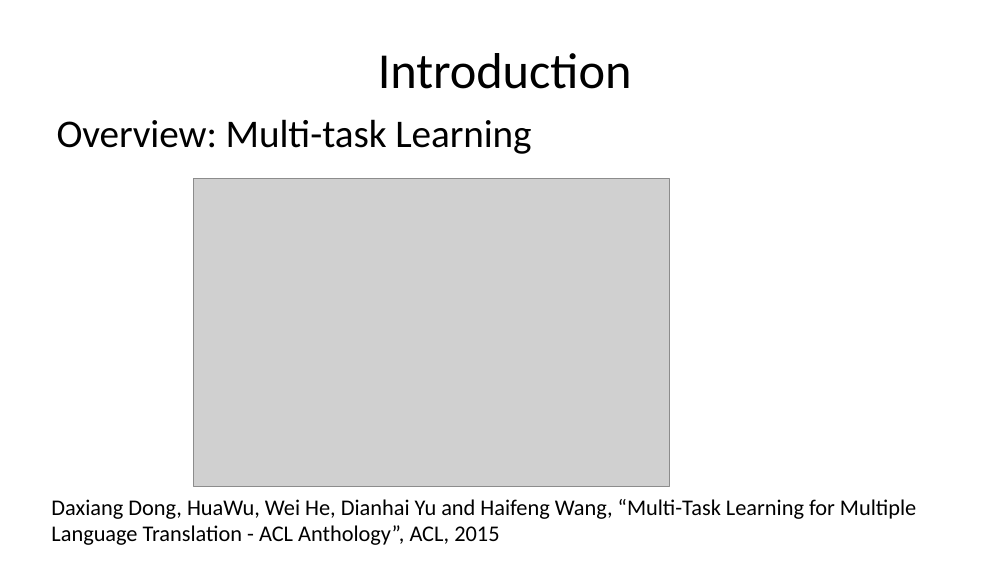
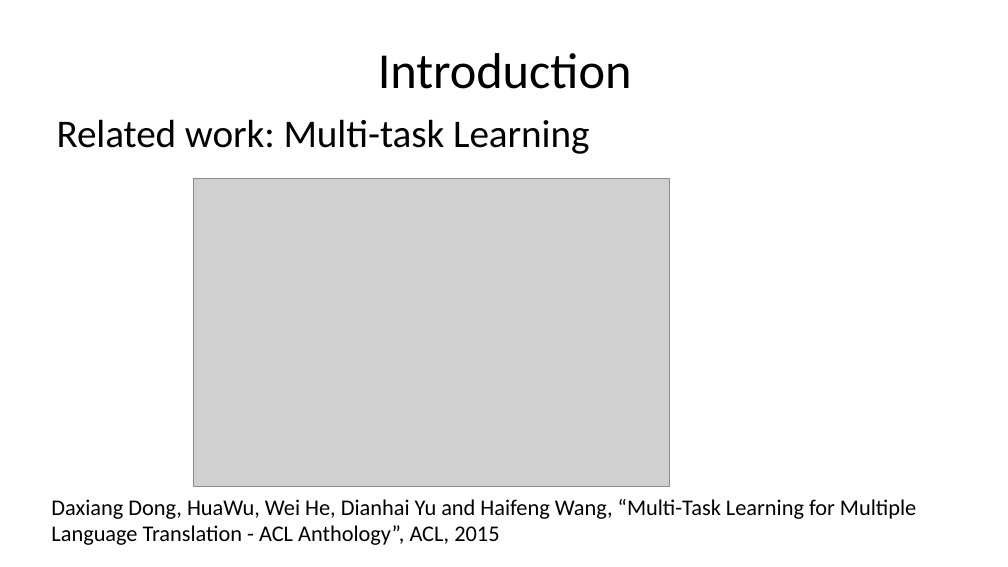
Before and after one commit to CMWENLIU/fast_tensor, a slide deck: slide 9 of efs/Artificial neural network based Self-taught leaning on text mining.pptx (slide 7 before the commit). Drawn at 1008x567 pixels with LibreOffice and Linux fonts; fonts in the diff are those of the drawing; grey boxes stand for pictures. Boxes give left, top, right and bottom in pixels: in the first picture for what was removed or moved away, otherwise in the second. Text is boxed around its words. In the diff, an @@ line names an element or a change of style, - is before the commit and + after.

```diff
--- a/efs/Artificial neural network based Self-taught leaning on text mining.pptx
+++ b/efs/Artificial neural network based Self-taught leaning on text mining.pptx
@@ text at <box>57,119,589,154</box>: text changed @@
-Overview: Multi-task Learning
+Related work: Multi-task Learning
```
Also in this commit, not shown: 22 other slides changed, 41 slides added, 39 slides removed, 1 other file.
